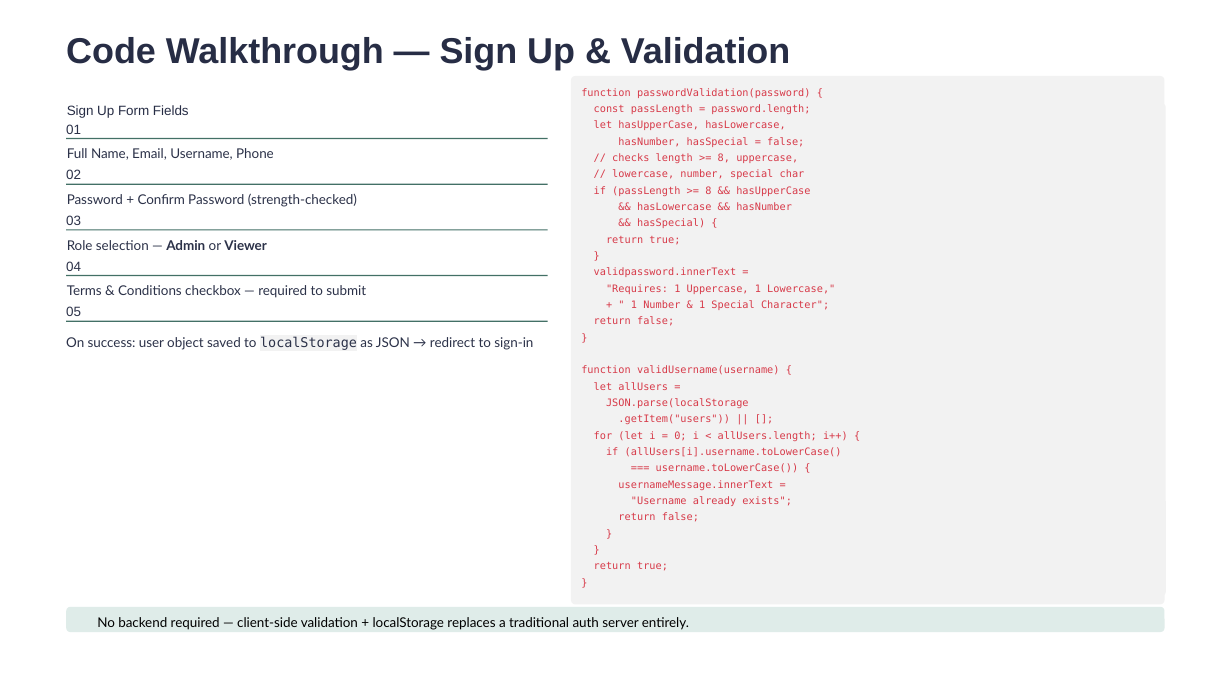
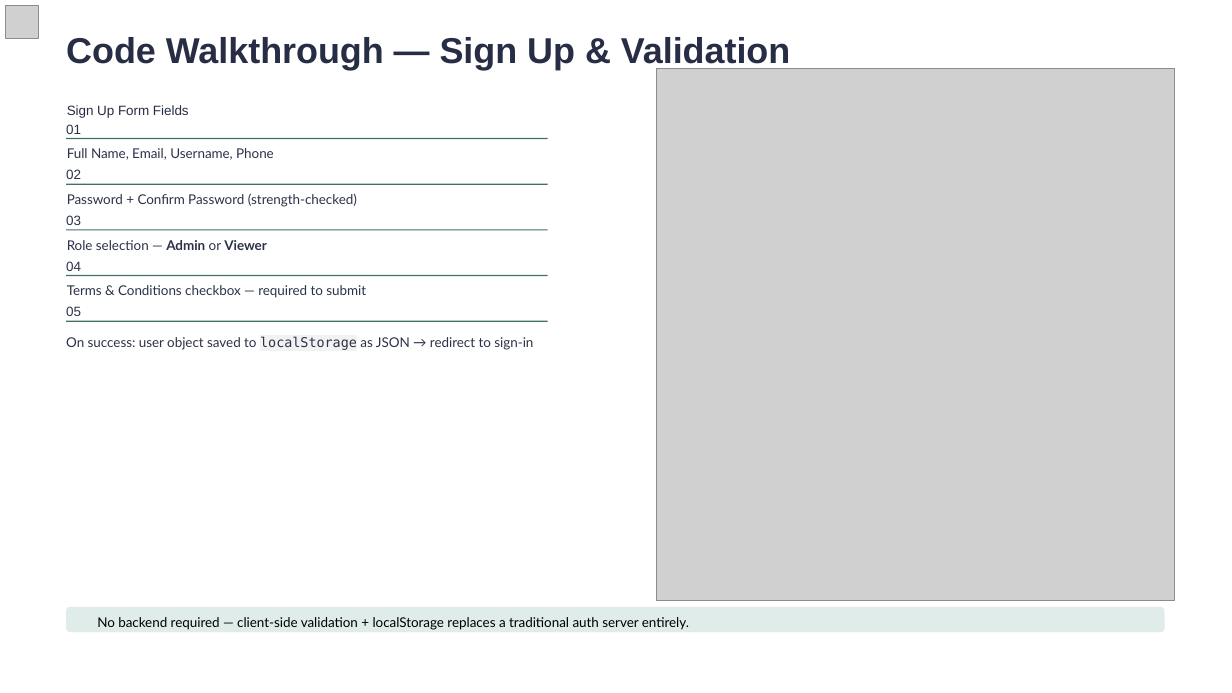
Before and after one commit to Pashvinder/Student-Profile-Management-System, a slide deck: slide 10 of files/Nodus.pptx. Drawn at 1232x693 pixels with LibreOffice and Linux fonts; fonts in the diff are those of the drawing; grey boxes stand for pictures; background and template pictures are left out. Boxes give left, top, right and bottom in pixels: in the first picture for what was removed or moved away, otherwise in the second. Text is boxed around its words. In the diff, an @@ line names an element or a change of style, - is before the commit and + after.

```diff
--- a/files/Nodus.pptx
+++ b/files/Nodus.pptx
@@ picture added at (6,6,39,39) @@
@@ rounded rectangle removed at (571,76,1165,604) @@
-function passwordValidation(password) {
-const passLength = password.length;
-let hasUpperCase, hasLowercase,
-hasNumber, hasSpecial = false;
-// checks length >= 8, uppercase,
-// lowercase, number, special char
-if (passLength >= 8 && hasUpperCase
-&& hasLowercase && hasNumber
-&& hasSpecial) {
-return true;
-}
-validpassword.innerText =
-"Requires: 1 Uppercase, 1 Lowercase,"
-+ " 1 Number & 1 Special Character";
-return false;
-}
-function validUsername(username) {
-let allUsers =
-JSON.parse(localStorage
-.getItem("users")) || [];
-for (let i = 0; i < allUsers.length; i++) {
-if (allUsers[i].username.toLowerCase()
-=== username.toLowerCase()) {
-usernameMessage.innerText =
-"Username already exists";
-return false;
-}
-}
-return true;
-}
@@ picture added at (656,69,1175,602) @@
@@ rounded rectangle removed at (572,104,1165,596) @@
```
Also in this commit, not shown: 13 other slides changed, 1 slide added, 1 slide removed, 4 other files.
